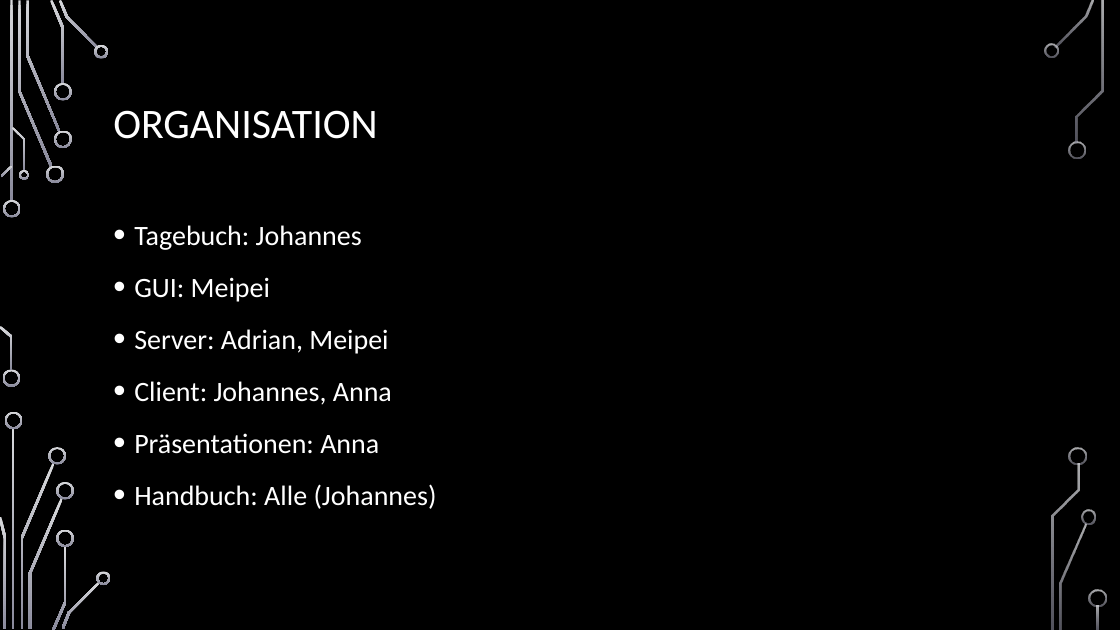
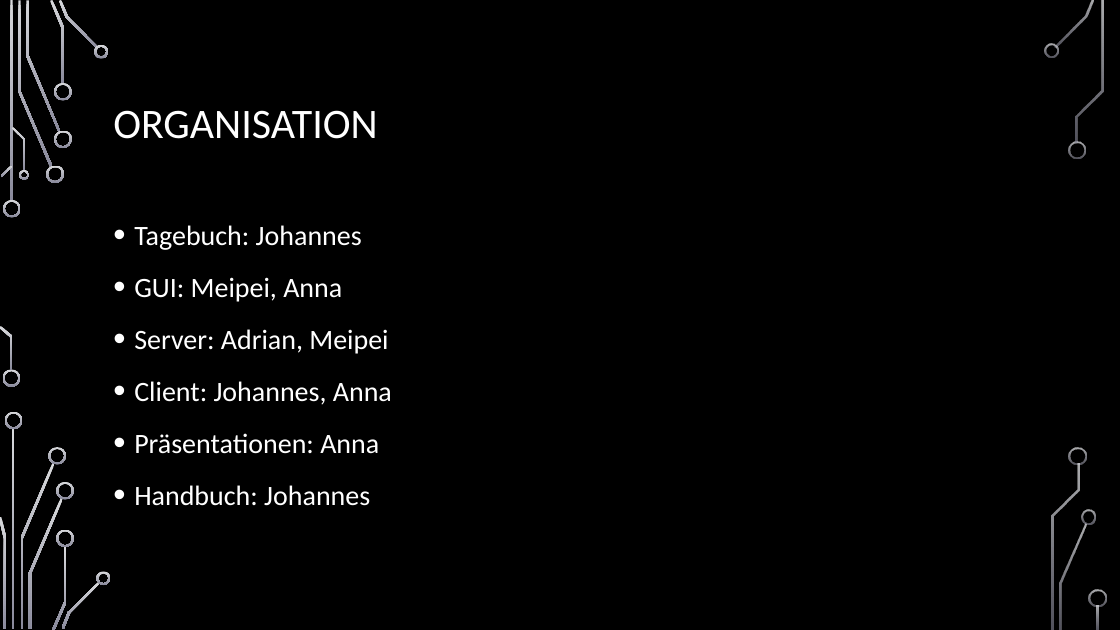
Before and after one commit to jnussbaum/TheBachelorsChaseGame, a slide deck: slide 25 of documents/Meilensteine/Meilenstein I/Meilenstein_1_Präsentation.pptx. Drawn at 1120x630 pixels with LibreOffice and Linux fonts; fonts in the diff are those of the drawing; background and template pictures are left out. Boxes give left, top, right and bottom in pixels: in the first picture for what was removed or moved away, otherwise in the second. Text is boxed around its words. In the diff, an @@ line names an element or a change of style, - is before the commit and + after.

```diff
--- a/documents/Meilensteine/Meilenstein I/Meilenstein_1_Präsentation.pptx
+++ b/documents/Meilensteine/Meilenstein I/Meilenstein_1_Präsentation.pptx
@@ text at (x1=134, y1=277, x2=342, y2=302): text changed @@
-• GUI: Meipei
+• GUI: Meipei, Anna
@@ text at (x1=134, y1=485, x2=370, y2=506): text changed @@
-• Handbuch: Alle (Johannes)
+• Handbuch: Johannes
```
Also in this commit, not shown: 16 other slides changed, 6 other files.
